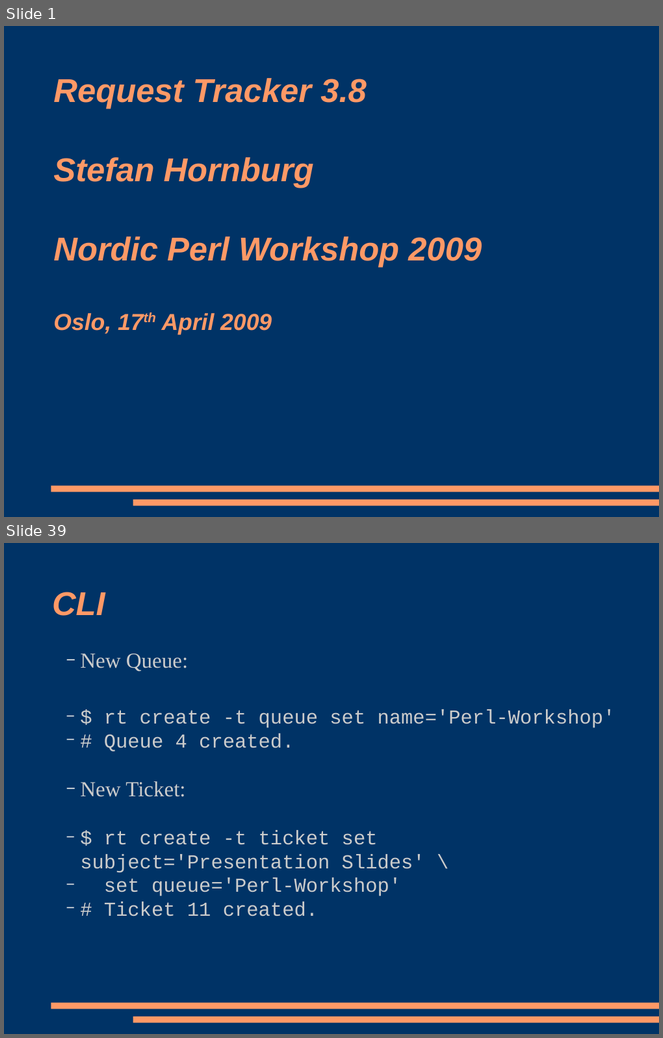
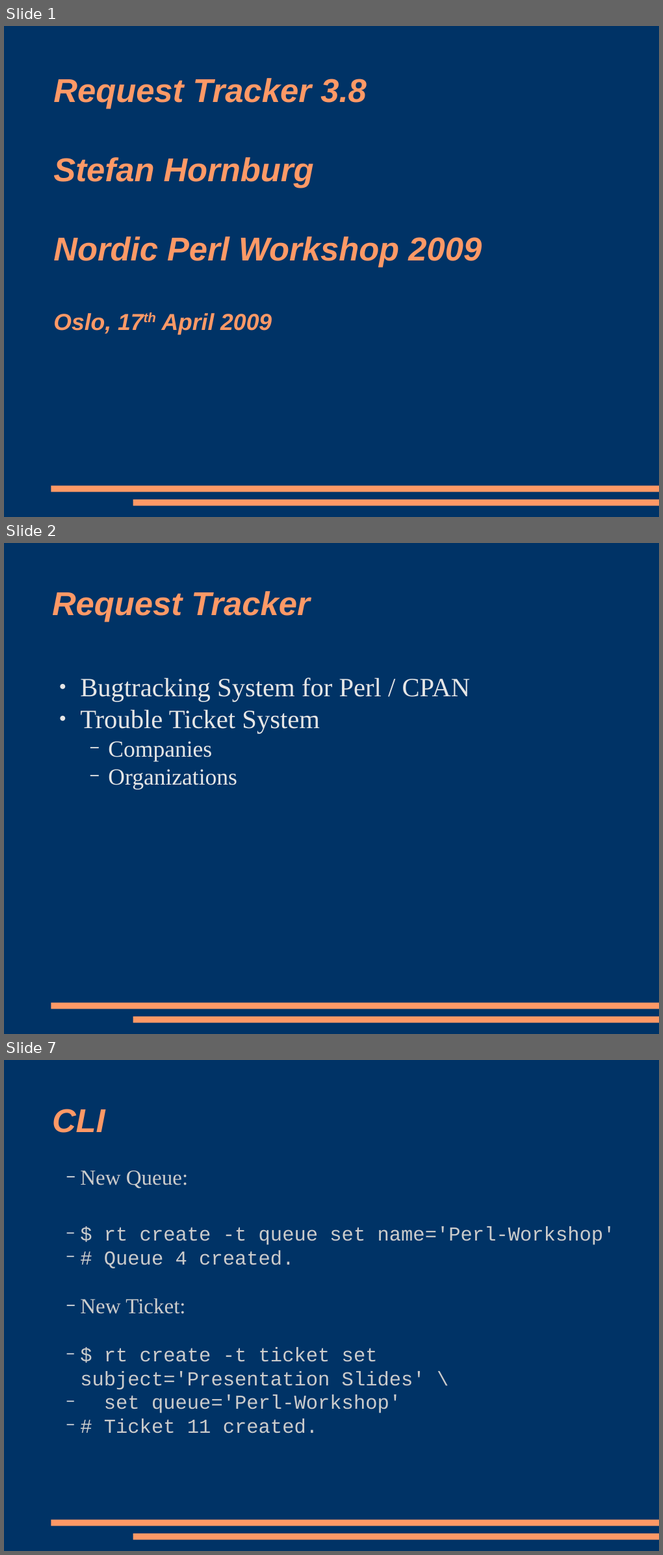
Before and after one commit to racke/Presentations, a slide deck: npw2009/rt38.odp. Shown one above the other, each under a label of ours: slides 1 and 39 before the commit, slides 1, 2 and 7 after it; the slides between them are not shown. The pictures are 663x1038 and 663x1555 pixels, drawn with LibreOffice and Linux fonts; fonts in the diff are those of the drawing. Boxes give left, top, right and bottom in pixels: in the first picture for what was removed or moved away, otherwise in the second. Text is boxed around its words. In the diff, an @@ line names an element or a change of style, - is before the commit and + after.

```diff
--- a/npw2009/rt38.odp
+++ b/npw2009/rt38.odp
@@ slide 2 added at bbox=[4, 543, 659, 1034], background #003366; not listed: 2 template elements that a slide beside it also shows @@
@@ title added at bbox=[52, 591, 310, 622], 40 pt, text #FF9966, bold, italic @@
+Request Tracker
@@ text added at bbox=[80, 678, 471, 789], 32 pt, text #E6E6E6 @@
+● Bugtracking System for Perl / CPAN
+● Trouble Ticket System
+  − Companies
+  − Organizations
@@ what was slide 39 is now slide 7 @@
```
Also in this commit, not shown: 4 slides changed, 3 other slides added, 2 slides removed, 1 other file.
